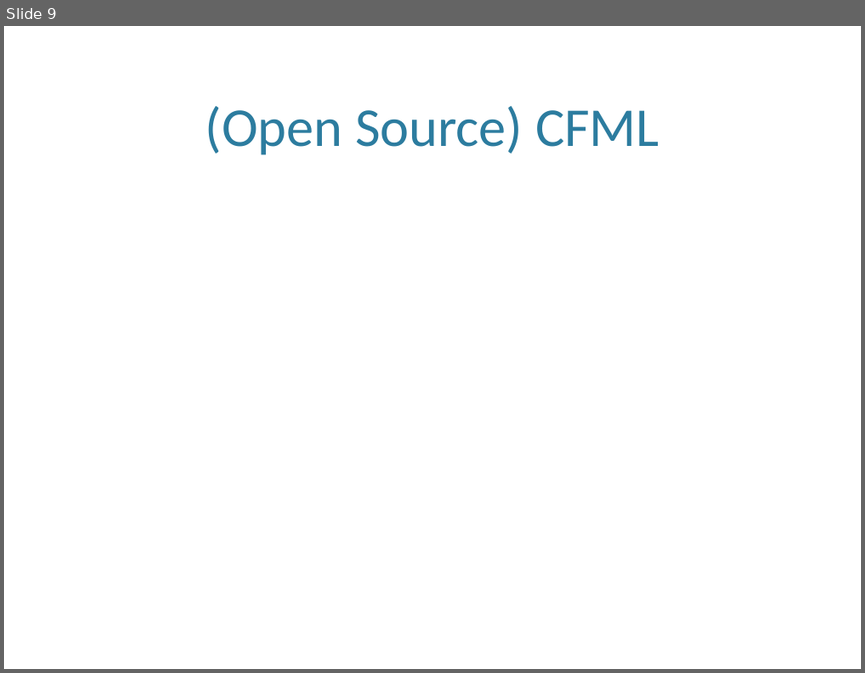
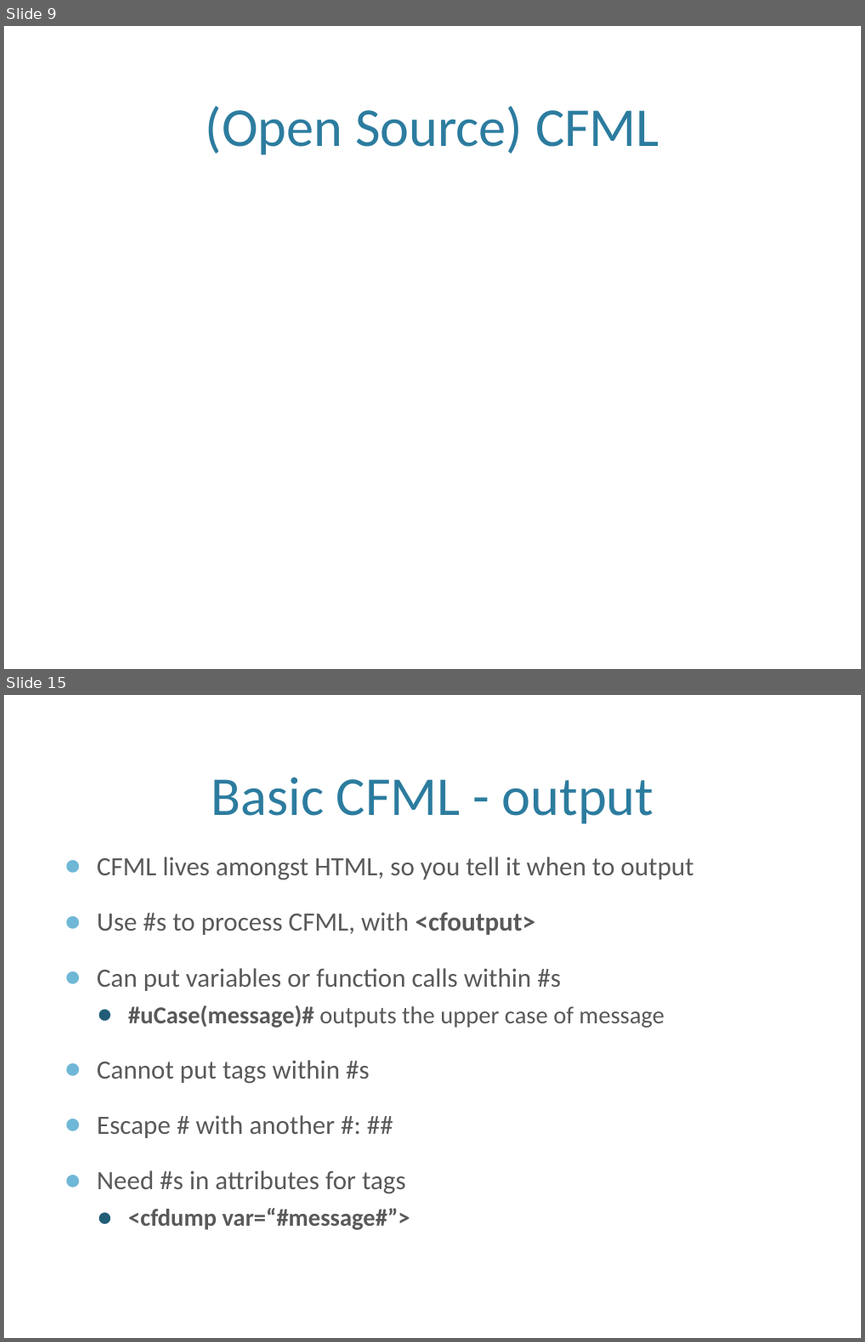
Before and after one commit to awayken/2011sdcodecamp, a slide deck: presentation.pptx. Shown one above the other, each under a label of ours: slide 9 before the commit, slides 9 and 15 after it; the slides between them are not shown. The pictures are 865x673 and 865x1342 pixels, drawn with LibreOffice and Linux fonts; fonts in the diff are those of the drawing; background and template pictures are left out. Boxes give left, top, right and bottom in pixels: in the first picture for what was removed or moved away, otherwise in the second. Text is boxed around its words. In the diff, an @@ line names an element or a change of style, - is before the commit and + after.

Commit message:
Began to dig into actual CFML material.

```diff
--- a/presentation.pptx
+++ b/presentation.pptx
@@ slide 15 added at [4, 695, 861, 1338], background picture (left out) @@
@@ title added at [211, 777, 653, 824], 46 pt, text #2C7C9F @@
+Basic CFML - output
@@ text added at [97, 857, 693, 1230], 22.2 pt, text #595959 @@
+● CFML lives amongst HTML, so you tell it when to output
+● Use #s to process CFML, with <cfoutput>
+● Can put variables or function calls within #s
+  ● #uCase(message)# outputs the upper case of message
+● Cannot put tags within #s
+● Escape # with another #: ##
+● Need #s in attributes for tags
+  ● <cfdump var=“#message#”>
```
Also in this commit, not shown: 17 other slides added.
